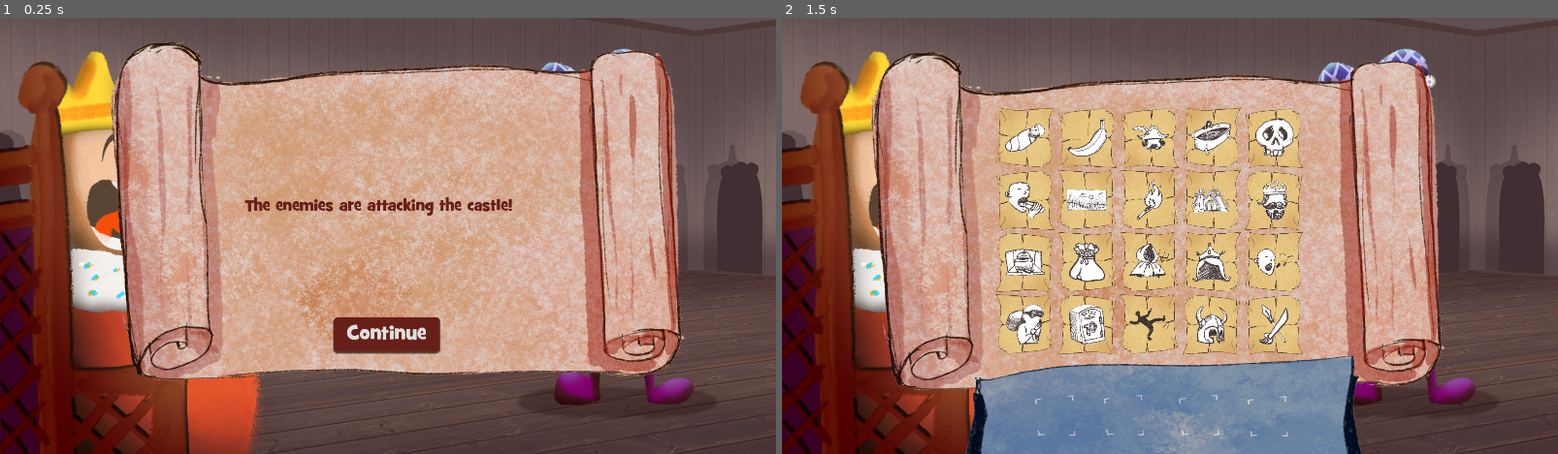
Above: before the commit, frames 1-2 (left to right).
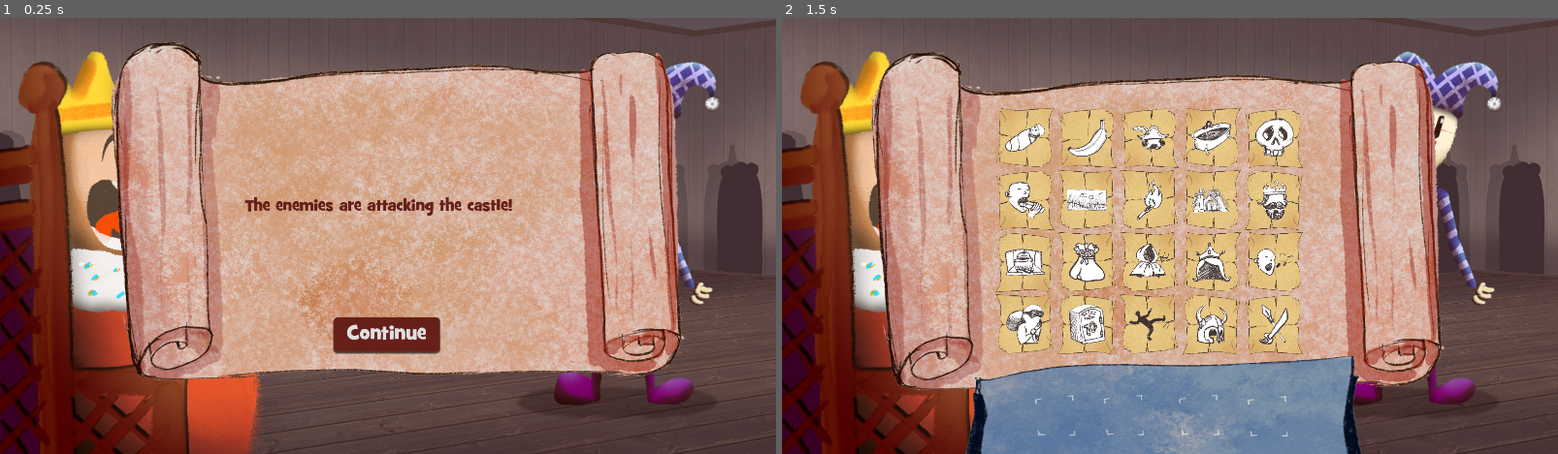
Above: after the commit, the same moments.

Repository: P-Wallis/GGJ-2024
Game: Godot game, scene res://Scenes/level.tscn
Same seed, same stepped clock (60 frames per second), same inputs: the game is played once before the commit and once after it.
Inputs:
- Up to frame 1 (0.25 s): no input
- Up to frame 2 (1.5 s): click "Continue" at 0.5 s; tap Enter at 1.25 s

The runs differ from the first frame. In frame 1, 0.7% of the frame differs, in the area x 69-93%, y 6-85%; in frame 2, 1.7%, in the area x 69-93%, y 6-84%.

Commit message:
Fixed broken jester animation names and had jester return to idle after dancing

Diff:
--- a/Scenes/jester.tscn
+++ b/Scenes/jester.tscn
@@ -223,6 +223,28 @@
 "speed": 5.0
 }, {
 "frames": [{
+"duration": 2.0,
+"texture": ExtResource("33_qhjp4")
+}, {
+"duration": 2.0,
+"texture": ExtResource("34_spu36")
+}],
+"loop": true,
+"name": &"Theft",
+"speed": 5.0
+}, {
+"frames": [{
+"duration": 2.0,
+"texture": ExtResource("35_0omvb")
+}, {
+"duration": 2.0,
+"texture": ExtResource("36_tj1fs")
+}],
+"loop": true,
+"name": &"Treasury",
+"speed": 5.0
+}, {
+"frames": [{
 "duration": 1.0,
 "texture": ExtResource("31_5lvgn")
 }, {
@@ -230,29 +252,7 @@
 "texture": ExtResource("32_udnn5")
 }],
 "loop": true,
-"name": &"Slip",
-"speed": 5.0
-}, {
-"frames": [{
-"duration": 2.0,
-"texture": ExtResource("33_qhjp4")
-}, {
-"duration": 2.0,
-"texture": ExtResource("34_spu36")
-}],
-"loop": true,
-"name": &"Theft",
-"speed": 5.0
-}, {
-"frames": [{
-"duration": 2.0,
-"texture": ExtResource("35_0omvb")
-}, {
-"duration": 2.0,
-"texture": ExtResource("36_tj1fs")
-}],
-"loop": true,
-"name": &"Treasury",
+"name": &"Trip",
 "speed": 5.0
 }, {
 "frames": [{
@@ -263,7 +263,7 @@
 "texture": ExtResource("38_xujlj")
 }],
 "loop": true,
-"name": &"Viking",
+"name": &"Vikings",
 "speed": 5.0
 }, {
 "frames": [{
@@ -284,5 +284,4 @@
 [node name="AnimatedSprite2D" type="AnimatedSprite2D" parent="."]
 position = Vector2(0, -450)
 sprite_frames = SubResource("SpriteFrames_nb5su")
-animation = &"Kitchen"
-frame_progress = 0.181475
+animation = &"Idle"
--- a/Scripts/jester.gd
+++ b/Scripts/jester.gd
@@ -10,5 +10,5 @@
 		tween.tween_callback(func():anim.play(card.word))
 		tween.tween_interval(1.5)
 
-	tween.tween_callback(anim.stop)
+	tween.tween_callback(func():anim.play("Idle"))
 	tween.tween_callback(onCompletedCallback)
